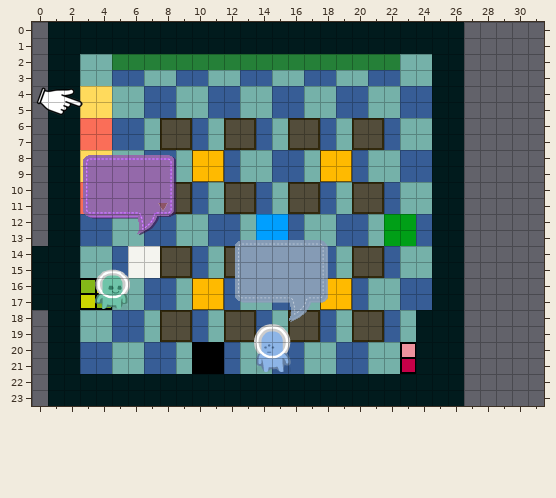
One commit to this Tiled map (JSON): tiled/school.json. Above: the version before the commit.
Cells are 16x16 px. Shown: x 0..31, y 0..23. Not drawn, because the pictures are missing: unchanged layer "outside".
The same view after the edit:
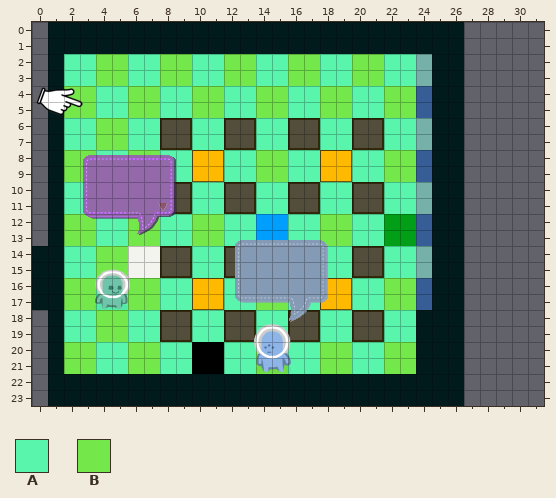
Key: from "tileset_32": A 16, B 18.
Objects are placed by their top-left corner, in cells (3,4 is the top-left corner of cell 3,4); size is 1x1 cell unless given.
Diff:
Layer "path" (now shown):
added: B at 8,2 size 2x2
added: B at 4,2 size 2x2
added: B at 20,2 size 2x2
added: B at 16,2 size 2x2
added: B at 12,2 size 2x2
added: A at 6,2 size 2x2
added: A at 10,2 size 2x2
added: A at 14,2 size 2x2
added: A at 18,2 size 2x2
added: A at 22,2 size 2x2
added: A at 2,2 size 2x2
added: B at 6,4 size 2x2
added: B at 10,4 size 2x2
added: B at 2,4 size 2x2
added: B at 22,4 size 2x2
added: B at 18,4 size 2x2
added: B at 14,4 size 2x2
added: A at 8,4 size 2x2
added: A at 4,4 size 2x2
added: A at 12,4 size 2x2
added: A at 16,4 size 2x2
added: A at 20,4 size 2x2
added: B at 4,6 size 2x2
added: A at 2,6 size 2x2
added: A at 10,6 size 2x2
added: A at 14,6 size 2x2
added: A at 18,6 size 2x2
added: A at 22,6 size 2x2
added: A at 6,6 size 2x2
added: A at 8,8 size 2x2
added: B at 6,8 size 2x2
added: B at 2,8 size 2x2
added: B at 22,8 size 2x2
added: B at 14,8 size 2x2
added: A at 4,8 size 2x2
added: A at 12,8 size 2x2
added: A at 16,8 size 2x2
added: A at 20,8 size 2x2
added: A at 2,10 size 2x2
added: A at 10,10 size 2x2
added: A at 14,10 size 2x2
added: A at 18,10 size 2x2
added: A at 22,10 size 2x2
added: B at 10,12 size 2x2
added: A at 12,12 size 2x2
added: A at 16,12 size 2x2
added: A at 20,12 size 2x2
added: B at 18,12 size 2x2
added: A at 8,12 size 2x2
added: B at 6,12 size 2x2
added: B at 2,12 size 2x2
added: A at 4,12 size 2x2
added: B at 4,14 size 2x2
added: A at 2,14 size 2x2
added: A at 10,14 size 2x2
added: A at 18,14 size 2x2
added: A at 22,14 size 2x2
added: A at 8,16 size 2x2
added: B at 6,16 size 2x2
added: B at 2,16 size 2x2
added: B at 14,16 size 2x2
added: B at 22,16 size 2x2
added: A at 4,16 size 2x2
added: A at 16,16 size 2x2
added: A at 12,16 size 2x2
added: A at 20,16 size 2x2
added: B at 4,18 size 2x2
added: A at 10,18 size 2x2
added: A at 6,18 size 2x2
added: A at 18,18 size 2x2
added: A at 14,18 size 2x2
added: A at 22,18 size 2x2
added: A at 2,18 size 2x2
added: B at 2,20 size 2x2
added: B at 6,20 size 2x2
added: B at 14,20 size 2x2
added: B at 18,20 size 2x2
added: B at 22,20 size 2x2
added: A at 8,20 size 2x2
added: A at 4,20 size 2x2
added: A at 16,20 size 2x2
added: A at 20,20 size 2x2
added: A at 12,20 size 2x2
Boxes around the changes in both pictures, in picture pixels (x1, y1, x2, y2):
added: (64, 54, 416, 374)
